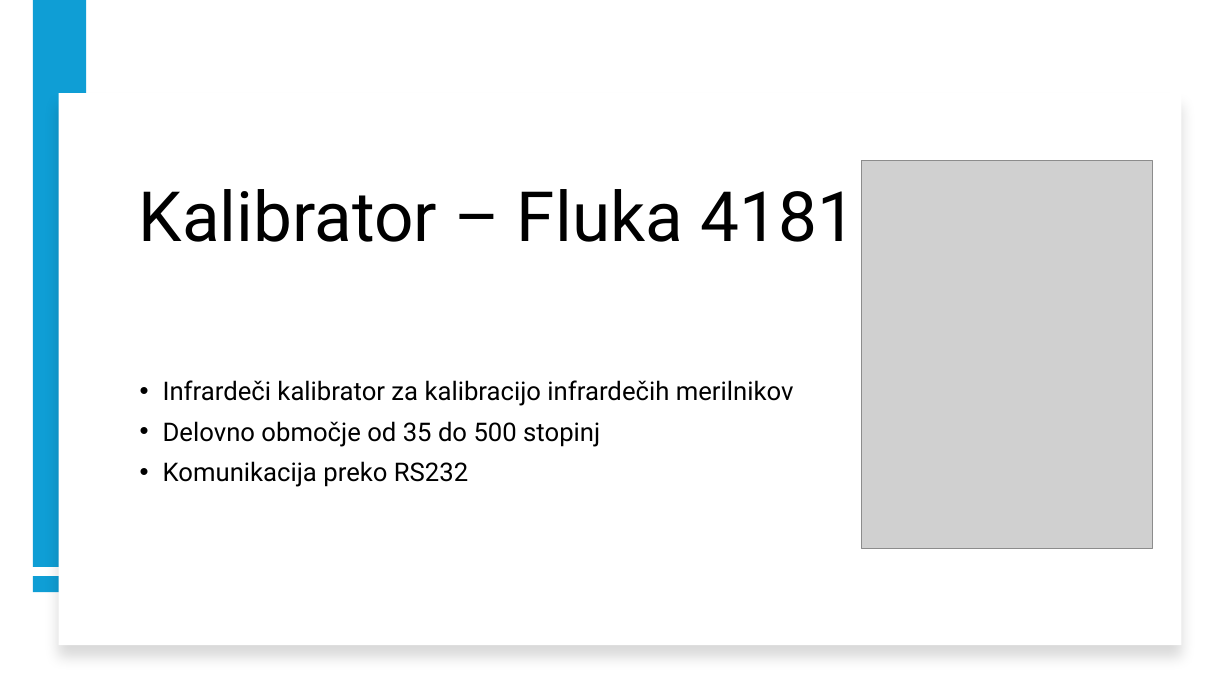
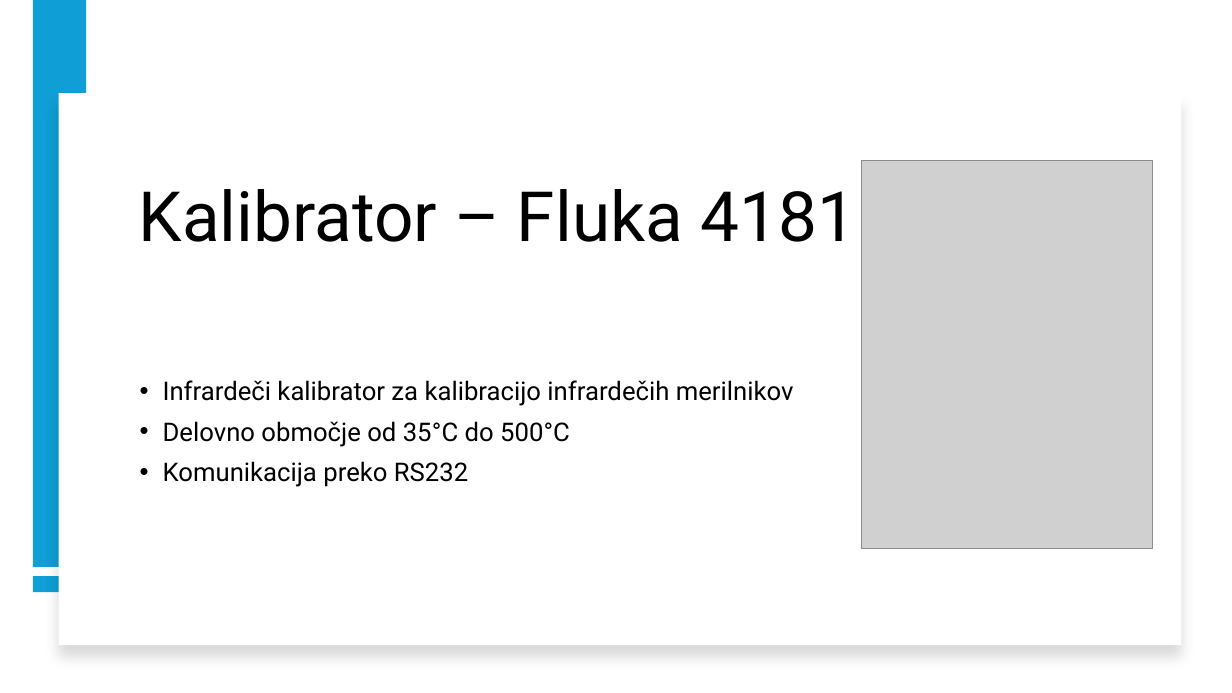
Before and after one commit to LukaMelinc/Minolta-Thermal-Camera, a slide deck: slide 5 of AVMS_predstavitev.pptx. Drawn at 1232x693 pixels with LibreOffice and Linux fonts; fonts in the diff are those of the drawing; grey boxes stand for pictures. Boxes give left, top, right and bottom in pixels: in the first picture for what was removed or moved away, otherwise in the second. Text is boxed around its words. In the diff, an @@ line names an element or a change of style, - is before the commit and + after.

```diff
--- a/AVMS_predstavitev.pptx
+++ b/AVMS_predstavitev.pptx
@@ text at (x1=163, y1=421, x2=570, y2=447): text changed @@
-• Delovno območje od 35 do 500 stopinj
+• Delovno območje od 35°C do 500°C
```
Also in this commit, not shown: 1 other slide changed, 3 other files.
